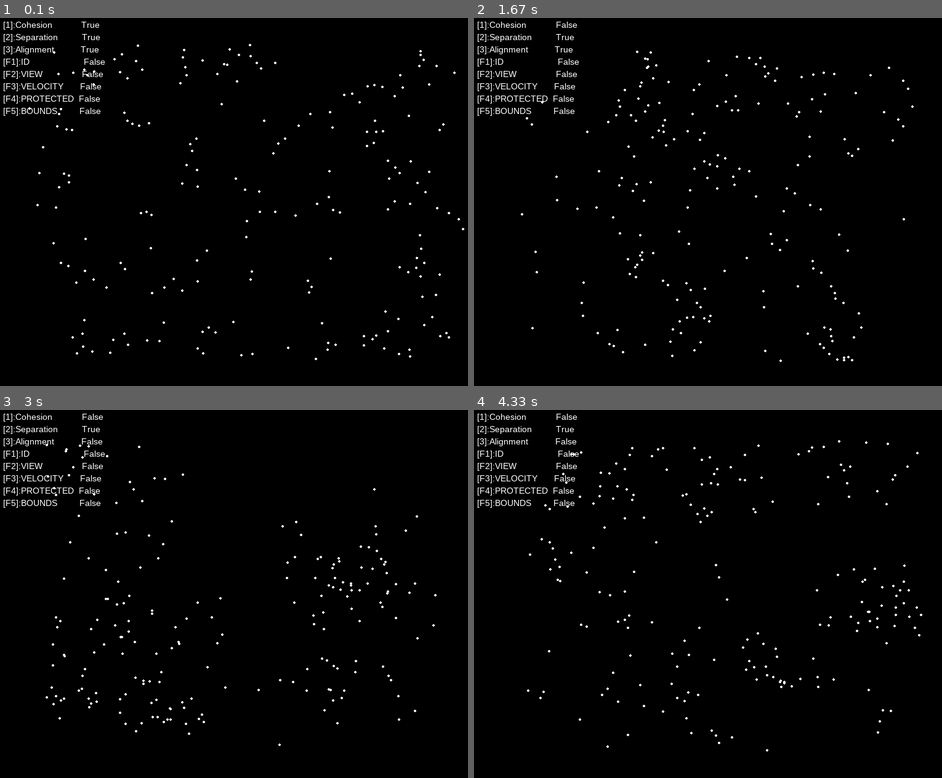
Above: before the commit, frames 1-4 (two rows, left to right).
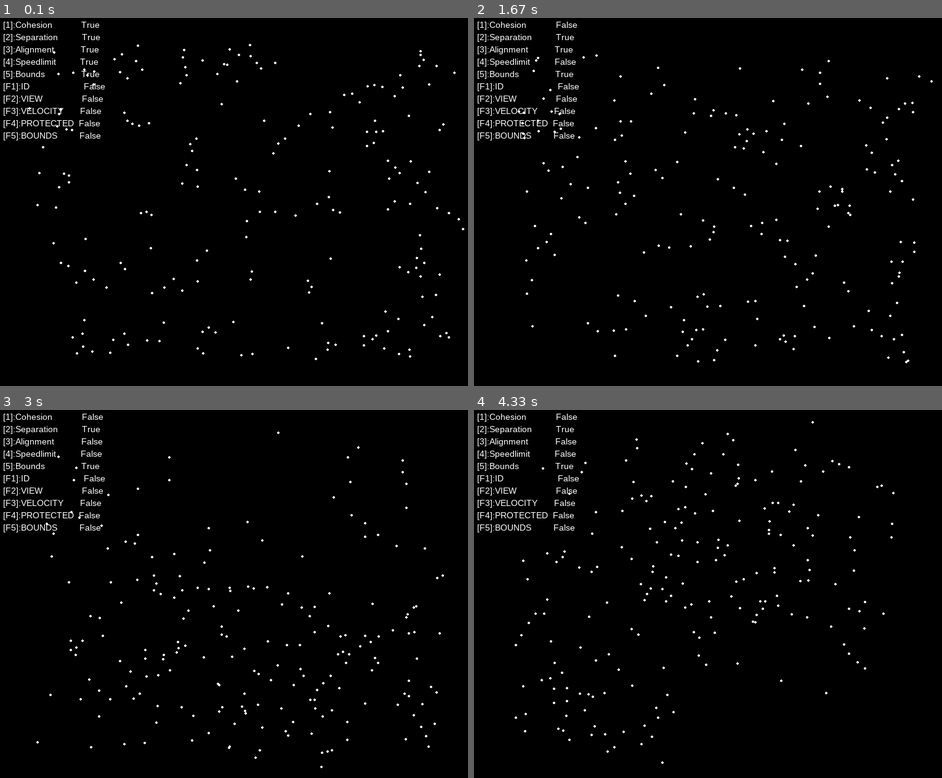
Above: after the commit, the same moments.

Repository: JonKramme/python-pygame-boids
Game: pygame game, started from main.py
Two runs of this game, one before a commit and one after it. Both use one fixed random seed, a clock stepped at 60 frames per second and the inputs below.
Inputs:
- Up to frame 1 (0.1 s): no input
- Up to frame 2 (1.67 s): tap 1 at 0.33 s; tap 4 at 0.67 s; hold 3 1-1.47 s; hold 3 from 1.5 s (still down)
- Up to frame 3 (3 s): release 3 at 1.97 s; tap 3 at 2, 2.33, 2.67 s
- Up to frame 4 (4.33 s): tap 3 every 0.33 s from 3 to 4 s

The runs differ from the first frame. In frame 1, 1.0% of the frame differs, in the area x 0-23%, y 11-34%; in frame 2, 2.0%, in the area x 0-99%, y 8-94%; in frame 3, 2.0%; in frame 4, 2.0%.

Commit message:
added keybinds and debug labels to enable speed limit and Bounds

Diff:
--- a/main.py
+++ b/main.py
@@ -28,6 +28,10 @@
                     Boid.useSeparation = not Boid.useSeparation
                 if event.key == pygame.K_3:
                     Boid.useAlignment = not Boid.useAlignment
+                if event.key == pygame.K_4:
+                    Boid.limitSpeed = not Boid.limitSpeed
+                if event.key == pygame.K_5:
+                    Boid.useBounds = not Boid.useBounds
 
                 #Debug Toggles
                 if event.key == pygame.K_F1:
@@ -72,18 +76,22 @@
         screen.blit(label, (5, 25))
         label = labelfont.render("[3]:Alignment           "+str(Boid.useAlignment), True, (255, 255, 255))
         screen.blit(label, (5, 45))
+        label = labelfont.render("[4]:Speedlimit          "+str(Boid.limitSpeed), True, (255, 255, 255))
+        screen.blit(label, (5, 65))
+        label = labelfont.render("[5]:Bounds               "+str(Boid.useBounds), True, (255, 255, 255))
+        screen.blit(label, (5, 85))
 
         #Debug Labels ID/VIEW/VELOCITY/PROTECTED/BOUNDS
         label = labelfont.render("[F1]:ID                      "+str(DSTR[0] in DEBUG), True, (255, 255, 255))
-        screen.blit(label, (5, 65))
+        screen.blit(label, (5, 105))
         label = labelfont.render("[F2]:VIEW                "+str(DSTR[1] in DEBUG), True, (255, 255, 255))
-        screen.blit(label, (5, 85))
+        screen.blit(label, (5, 125))
         label = labelfont.render("[F3]:VELOCITY       "+str(DSTR[2] in DEBUG), True, (255, 255, 255))
-        screen.blit(label, (5, 105))
+        screen.blit(label, (5, 145))
         label = labelfont.render("[F4]:PROTECTED  "+str(DSTR[3] in DEBUG), True, (255, 255, 255))
-        screen.blit(label, (5, 125))
+        screen.blit(label, (5, 165))
         label = labelfont.render("[F5]:BOUNDS         "+str(DSTR[4] in DEBUG), True, (255, 255, 255))
-        screen.blit(label, (5, 145))
+        screen.blit(label, (5, 185))
 
         #time.sleep(1)
 
